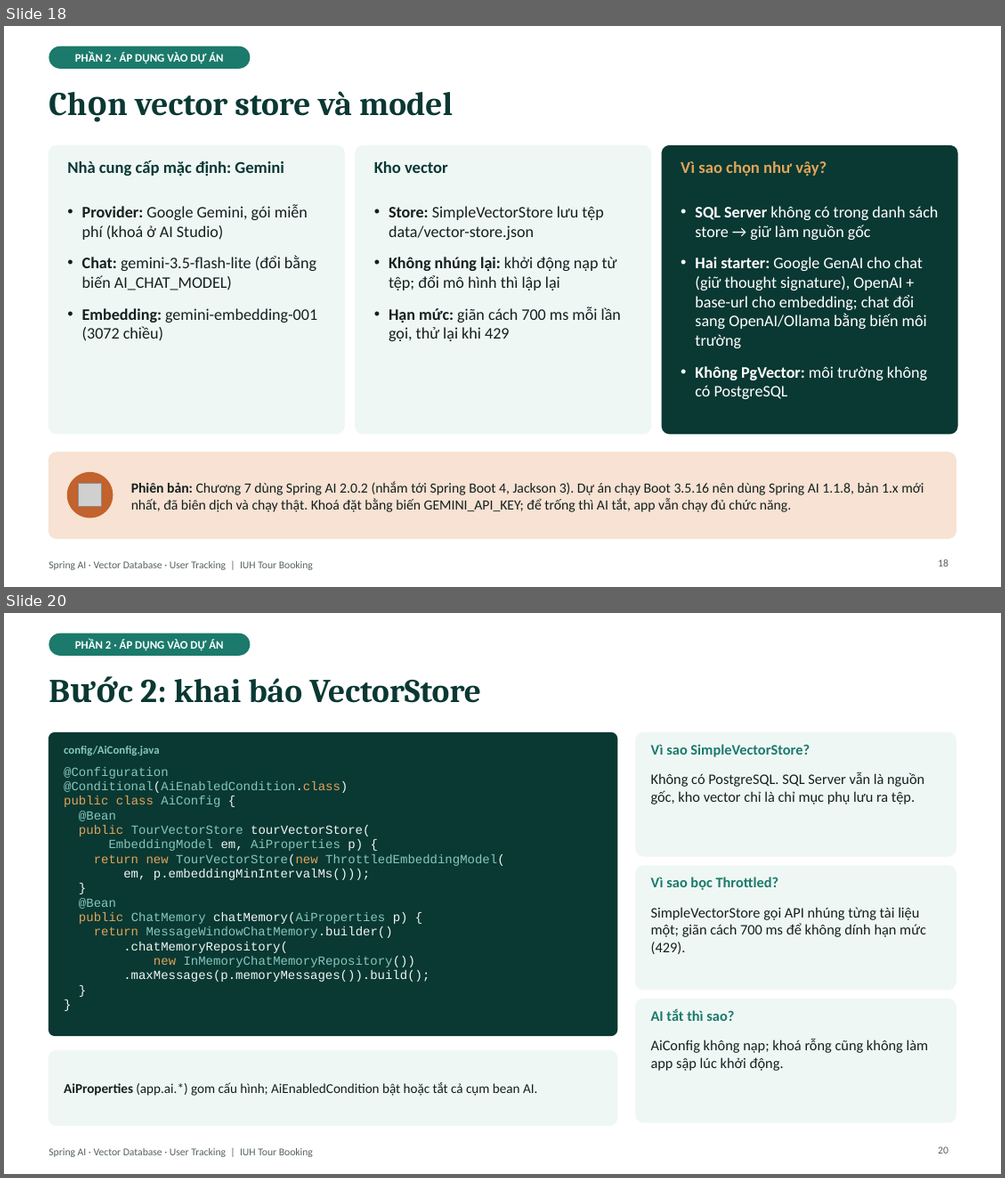
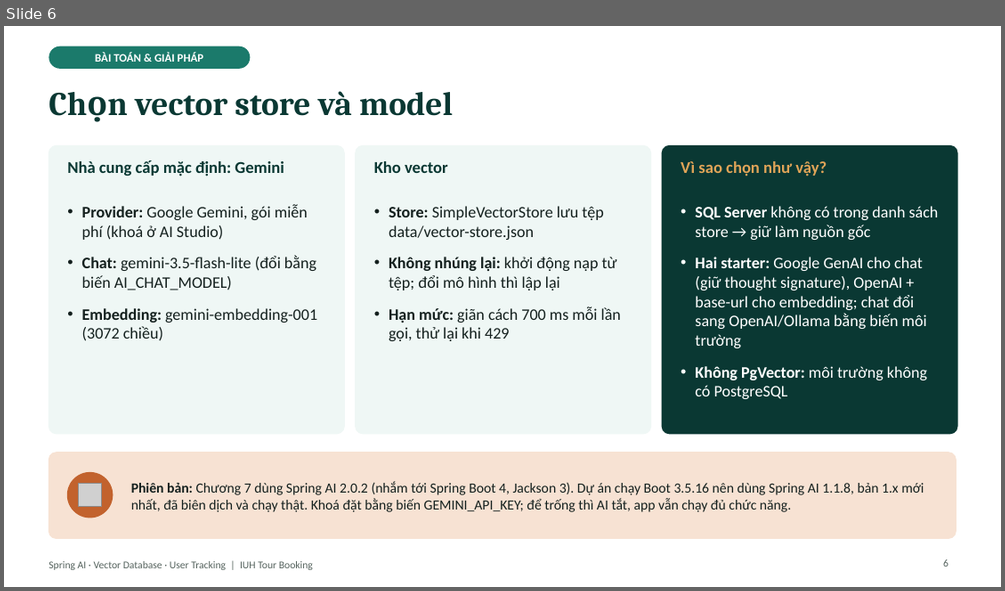
Before and after one commit to kanele05/project_www, a slide deck: docs/presentation/SpringAI_VectorDB_UserTracking.pptx. Shown one above the other, each under a label of ours: slides 18 and 20 before the commit, slide 6 after it; the slides between them are not shown. The pictures are 1005x1178 and 1005x591 pixels, drawn with LibreOffice and Linux fonts; fonts in the diff are those of the drawing; grey boxes stand for pictures. Boxes give left, top, right and bottom in pixels: in the first picture for what was removed or moved away, otherwise in the second. Text is boxed around its words. In the diff, an @@ line names an element or a change of style, - is before the commit and + after.

```diff
--- a/docs/presentation/SpringAI_VectorDB_UserTracking.pptx
+++ b/docs/presentation/SpringAI_VectorDB_UserTracking.pptx
@@ slide 20 removed at (4,613,1001,1174), background #FFFFFF; not listed: 1 template element that a slide beside it also shows @@
@@ rounded rectangle removed at (48,633,250,656) @@
-PHẦN 2 · ÁP DỤNG VÀO DỰ ÁN
@@ title removed at (140,678,481,703) @@
-Bước 2: khai báo VectorStore
@@ rounded rectangle removed at (48,732,617,1036) @@
@@ text removed at (64,746,159,755) @@
-config/AiConfig.java
@@ rounded rectangle removed at (636,732,956,856) @@
@@ text removed at (651,744,809,757) @@
-Vì sao SimpleVectorStore?
@@ text removed at (64,767,505,981) @@
-@Configuration
-@Conditional(AiEnabledCondition.class)
-public class AiConfig {
-@Bean
-public TourVectorStore tourVectorStore(
-EmbeddingModel em, AiProperties p) {
-return new TourVectorStore(new ThrottledEmbeddingModel(
-em, p.embeddingMinIntervalMs()));
-}
-@Bean
-public ChatMemory chatMemory(AiProperties p) {
-return MessageWindowChatMemory.builder()
-.chatMemoryRepository(
-new InMemoryChatMemoryRepository())
-.maxMessages(p.memoryMessages()).build();
-}
-}
@@ text removed at (651,772,924,804) @@
-Không có PostgreSQL. SQL Server vẫn là nguồn gốc, kho vector chỉ là chỉ mục phụ lưu ra tệp.
@@ rounded rectangle removed at (636,866,956,989) @@
@@ text removed at (651,876,779,890) @@
-Vì sao bọc Throttled?
@@ text removed at (651,907,926,954) @@
-SimpleVectorStore gọi API nhúng từng tài liệu một; giãn cách 700 ms để không dính hạn mức (429).
@@ rounded rectangle removed at (636,999,956,1122) @@
@@ text removed at (651,1009,734,1021) @@
-AI tắt thì sao?
@@ text removed at (651,1038,929,1070) @@
-AiConfig không nạp; khoá rỗng cũng không làm app sập lúc khởi động.
@@ rounded rectangle removed at (48,1051,617,1126) @@
@@ text removed at (64,1082,537,1095) @@
-AiProperties (app.ai.*) gom cấu hình; AiEnabledCondition bật hoặc tắt cả cụm bean AI.
@@ page number removed at (938,1146,948,1153) @@
-20
@@ what was slide 18 is now slide 6 @@
@@ slide 6 changed as well @@
@@ text in rounded rectangle at (95,52,204,62): text changed @@
-PHẦN 2 · ÁP DỤNG VÀO DỰ ÁN
+BÀI TOÁN & GIẢI PHÁP
@@ page number at (943,559,948,566): text changed @@
-18
+6
```
Also in this commit, not shown: 17 other slides changed, 14 other slides removed.
